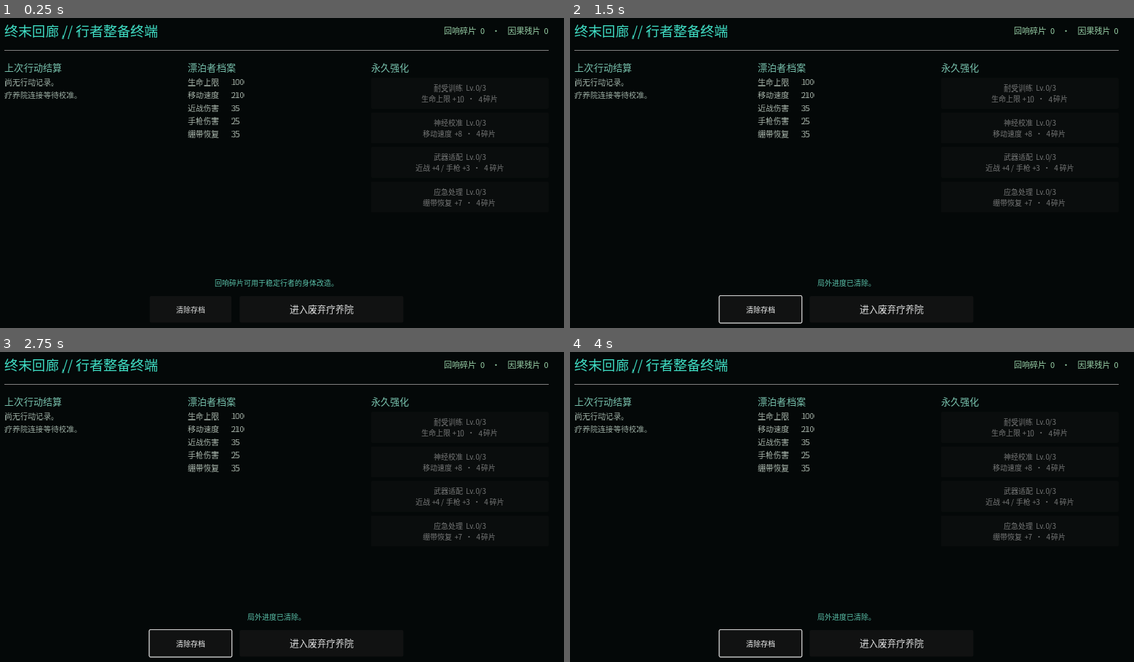
Above: before the commit, frames 1-4 (two rows, left to right).
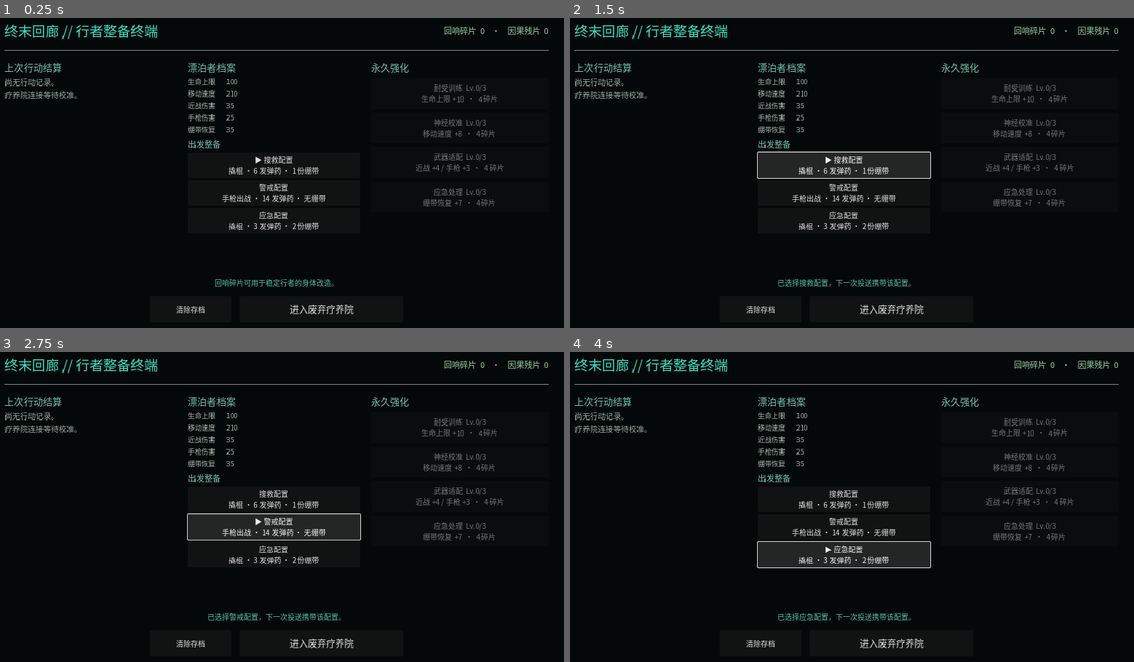
Above: after the commit, the same moments.

Repository: ancientboy/Dreadbound
Game: Godot game, scene res://scenes/corridor.tscn
Two runs of this game, one before a commit and one after it. Both use one fixed random seed, a clock stepped at 60 frames per second and the inputs below.
Inputs (mouse positions are in pixels of both pictures, inside the frame that each line leads up to):
- Up to frame 1 (0.25 s): no input
- Up to frame 2 (1.5 s): click "清除存档" at 0.5 s; click (846, 163) at 1.25 s, where only the run after the commit has a clickable "▶ 搜救配置 撬棍 · 6 发弹药 · 1 份绷带"
- Up to frame 3 (2.75 s): click (276, 525) at 2 s, where only the run after the commit has a clickable "警戒配置 手枪出战 · 14 发弹药 · 无绷带"
- Up to frame 4 (4 s): click (846, 497) at 2.75 s, where only the run after the commit has a clickable "搜救配置 撬棍 · 6 发弹药 · 1 份绷带"; click (846, 553) at 3.5 s, where only the run after the commit has a clickable "应急配置 撬棍 · 3 发弹药 · 2 份绷带"

The runs differ from the first frame. In frame 1, 1.6% of the frame differs, in the area x 33-86%, y 19-69%; in frame 2, 4.6%, in the area x 26-86%, y 19-99%; in frame 3, 4.6%; in frame 4, 4.5%.

Commit message:
Add Terminal Corridor loadout selection

Diff:
--- a/scenes/corridor.tscn
+++ b/scenes/corridor.tscn
@@ -95,10 +95,35 @@
 
 [node name="Stats" type="Label" parent="Margin/Layout/Columns/Profile"]
 layout_mode = 2
+theme_override_colors/font_color = Color(0.68, 0.73, 0.69, 1)
+theme_override_font_sizes/font_size = 15
+text = "生命上限       100"
+
+[node name="LoadoutTitle" type="Label" parent="Margin/Layout/Columns/Profile"]
+layout_mode = 2
+theme_override_colors/font_color = Color(0.47, 0.76, 0.68, 1)
+theme_override_font_sizes/font_size = 18
+text = "出发整备"
+
+[node name="Loadouts" type="VBoxContainer" parent="Margin/Layout/Columns/Profile"]
+layout_mode = 2
 size_flags_vertical = 3
-theme_override_colors/font_color = Color(0.68, 0.73, 0.69, 1)
-theme_override_font_sizes/font_size = 17
-text = "生命上限       100"
+theme_override_constants/separation = 5
+
+[node name="Scavenger" type="Button" parent="Margin/Layout/Columns/Profile/Loadouts"]
+custom_minimum_size = Vector2(0, 55)
+layout_mode = 2
+text = "搜救配置"
+
+[node name="Marksman" type="Button" parent="Margin/Layout/Columns/Profile/Loadouts"]
+custom_minimum_size = Vector2(0, 55)
+layout_mode = 2
+text = "警戒配置"
+
+[node name="Medic" type="Button" parent="Margin/Layout/Columns/Profile/Loadouts"]
+custom_minimum_size = Vector2(0, 55)
+layout_mode = 2
+text = "应急配置"
 
 [node name="Upgrades" type="VBoxContainer" parent="Margin/Layout/Columns"]
 custom_minimum_size = Vector2(390, 0)
--- a/scripts/corridor.gd
+++ b/scripts/corridor.gd
@@ -19,6 +19,9 @@
 	for upgrade_id in UPGRADE_INFO:
 		var button := get_node("Margin/Layout/Columns/Upgrades/%s" % upgrade_id.capitalize()) as Button
 		button.pressed.connect(_purchase.bind(upgrade_id))
+	for loadout_id in GameProgress.LOADOUTS:
+		var button := get_node("Margin/Layout/Columns/Profile/Loadouts/%s" % loadout_id.capitalize()) as Button
+		button.pressed.connect(_select_loadout.bind(loadout_id))
 	deploy_button.pressed.connect(_deploy)
 	$Margin/Layout/Actions/Reset.pressed.connect(_reset_progress)
 	_refresh()
@@ -34,6 +37,10 @@
 		var cost := GameState.get_upgrade_cost(upgrade_id)
 		button.text = "%s  Lv.%d/%d\n%s%s" % [UPGRADE_INFO[upgrade_id][0], level, GameProgress.UPGRADE_MAX_LEVEL, UPGRADE_INFO[upgrade_id][1], "  ·  %d 碎片" % cost if cost > 0 else "  ·  已满级"]
 		button.disabled = cost == 0 or GameState.echo_shards < cost
+	for loadout_id in GameProgress.LOADOUTS:
+		var loadout: Dictionary = GameProgress.LOADOUTS[loadout_id]
+		var button := get_node("Margin/Layout/Columns/Profile/Loadouts/%s" % loadout_id.capitalize()) as Button
+		button.text = "%s%s\n%s" % ["▶ " if GameState.selected_loadout == loadout_id else "", loadout.name, loadout.description]
 	if GameState.last_run.is_empty():
 		report.text = "尚无行动记录。\n疗养院连接等待校准。"
 	else:
@@ -45,6 +52,11 @@
 	feedback.text = "%s已完成，下一次投送生效。" % UPGRADE_INFO[upgrade_id][0] if GameState.purchase_upgrade(upgrade_id) else "资源不足或该强化已达到上限。"
 
 
+func _select_loadout(loadout_id: String) -> void:
+	if GameState.select_loadout(loadout_id):
+		feedback.text = "已选择%s，下一次投送携带该配置。" % GameProgress.LOADOUTS[loadout_id].name
+
+
 func _deploy() -> void:
 	deploy_button.disabled = true
 	feedback.text = "正在建立疗养院连接……"
--- a/scripts/game_state.gd
+++ b/scripts/game_state.gd
@@ -6,12 +6,18 @@
 const SAVE_VERSION := 1
 const UPGRADE_MAX_LEVEL := 3
 const UPGRADE_COSTS := [4, 7, 11]
+const LOADOUTS := {
+	"scavenger": {"name": "搜救配置", "weapon": "melee", "ammo": 6, "bandages": 1, "description": "撬棍 · 6 发弹药 · 1 份绷带"},
+	"marksman": {"name": "警戒配置", "weapon": "ranged", "ammo": 14, "bandages": 0, "description": "手枪出战 · 14 发弹药 · 无绷带"},
+	"medic": {"name": "应急配置", "weapon": "melee", "ammo": 3, "bandages": 2, "description": "撬棍 · 3 发弹药 · 2 份绷带"},
+}
 
 var save_path := "user://dreadbound_progress.json"
 var echo_shards := 0
 var causality_fragments := 0
 var upgrades := {"vitality": 0, "mobility": 0, "weapons": 0, "recovery": 0}
 var last_run := {}
+var selected_loadout := "scavenger"
 
 
 func _ready() -> void:
@@ -57,11 +63,24 @@
 	return true
 
 
+func select_loadout(loadout_id: String) -> bool:
+	if not LOADOUTS.has(loadout_id):
+		return false
+	selected_loadout = loadout_id
+	save_progress()
+	progress_changed.emit()
+	return true
+
+
+func get_selected_loadout() -> Dictionary:
+	return LOADOUTS.get(selected_loadout, LOADOUTS.scavenger).duplicate()
+
+
 func save_progress() -> bool:
 	var file := FileAccess.open(save_path, FileAccess.WRITE)
 	if file == null:
 		return false
-	file.store_string(JSON.stringify({"version": SAVE_VERSION, "echo_shards": echo_shards, "causality_fragments": causality_fragments, "upgrades": upgrades, "last_run": last_run}))
+	file.store_string(JSON.stringify({"version": SAVE_VERSION, "echo_shards": echo_shards, "causality_fragments": causality_fragments, "upgrades": upgrades, "last_run": last_run, "selected_loadout": selected_loadout}))
 	return true
 
 
@@ -82,6 +101,8 @@
 			upgrades[upgrade_id] = clampi(int(saved_upgrades.get(upgrade_id, 0)), 0, UPGRADE_MAX_LEVEL)
 	var saved_run = parsed.get("last_run", {})
 	last_run = saved_run if saved_run is Dictionary else {}
+	var saved_loadout := str(parsed.get("selected_loadout", "scavenger"))
+	selected_loadout = saved_loadout if LOADOUTS.has(saved_loadout) else "scavenger"
 
 
 func reset_progress() -> void:
@@ -90,6 +111,7 @@
 	for upgrade_id in upgrades:
 		upgrades[upgrade_id] = 0
 	last_run = {}
+	selected_loadout = "scavenger"
 	if FileAccess.file_exists(save_path):
 		DirAccess.remove_absolute(save_path)
 	progress_changed.emit()
--- a/scripts/player.gd
+++ b/scripts/player.gd
@@ -54,6 +54,10 @@
 	attack_damage = int(stats.melee_damage)
 	ranged_damage = int(stats.ranged_damage)
 	bandage_heal = int(stats.bandage_heal)
+	var loadout: Dictionary = state.get_selected_loadout()
+	ammo = clampi(int(loadout.ammo), 0, max_ammo)
+	bandages = clampi(int(loadout.bandages), 0, max_bandages)
+	current_weapon = Weapon.RANGED if loadout.weapon == "ranged" else Weapon.MELEE
 
 
 func _physics_process(delta: float) -> void:
--- a/tests/test_combat.gd
+++ b/tests/test_combat.gd
@@ -8,6 +8,9 @@
 	root.add_child(mission)
 	await process_frame
 	var player: Player = mission.player
+	player.attack_damage = 35
+	player.max_health = 100
+	player.health = 100
 	var enemies = get_nodes_in_group("enemies")
 	assert(enemies.size() == 7)
 	var patient: Patient = enemies[0]
--- a/tests/test_content.gd
+++ b/tests/test_content.gd
@@ -8,6 +8,8 @@
 	root.add_child(mission)
 	await process_frame
 	var player: Player = mission.player
+	player.current_weapon = Player.Weapon.MELEE
+	player.ammo = 6
 	var crawlers = get_nodes_in_group("crawlers")
 	assert(crawlers.size() == 3)
 	for enemy in get_nodes_in_group("enemies"):
--- a/tests/test_progression.gd
+++ b/tests/test_progression.gd
@@ -18,11 +18,15 @@
 	assert(state.echo_shards == 10)
 	assert(state.get_player_stats().max_health == 110)
 	assert(not state.purchase_upgrade("unknown"))
+	assert(state.select_loadout("marksman"))
+	assert(state.get_selected_loadout().ammo == 14)
+	assert(not state.select_loadout("unknown"))
 	var restored := GameProgress.new()
 	restored.save_path = state.save_path
 	restored.load_progress()
 	assert(restored.echo_shards == 10)
 	assert(restored.upgrades.vitality == 1)
+	assert(restored.selected_loadout == "marksman")
 	restored.reset_progress()
 	state.free()
 	restored.free()
--- a/tests/test_resources.gd
+++ b/tests/test_resources.gd
@@ -8,6 +8,7 @@
 	root.add_child(mission)
 	await process_frame
 	var player: Player = mission.player
+	player.bandages = 0
 	for enemy in get_nodes_in_group("enemies"):
 		enemy.set_physics_process(false)
 	assert(player.get_node("CollisionShape2D") != null)
Binary file changed: assets/fonts/DreadboundChinese.ttf
Binary file changed: docs/images/terminal-corridor.png
Not shown, changed: README.md
